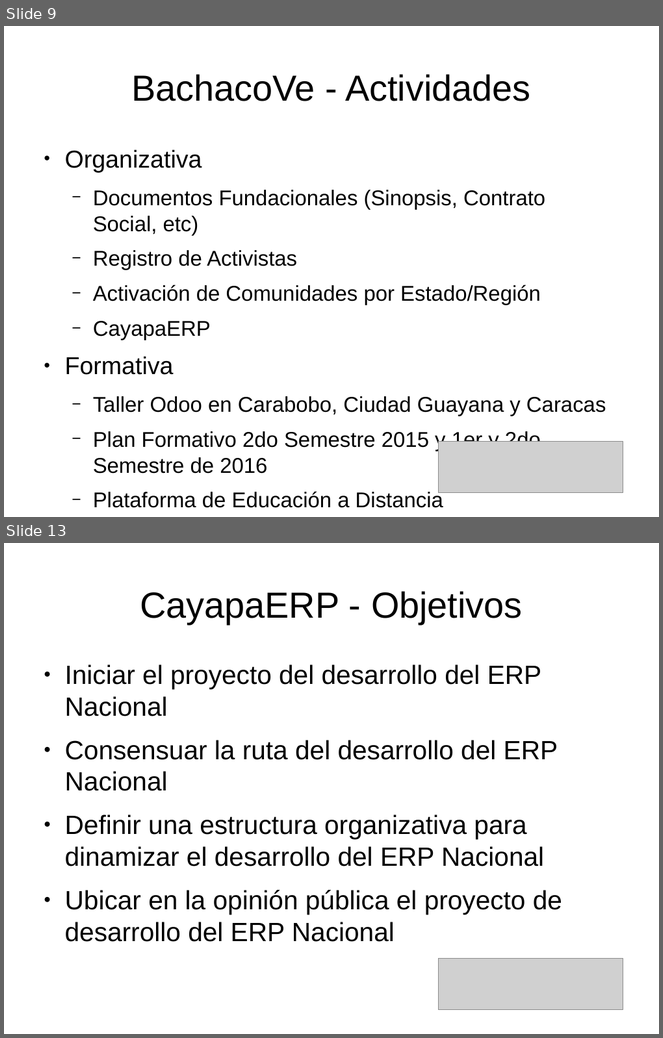
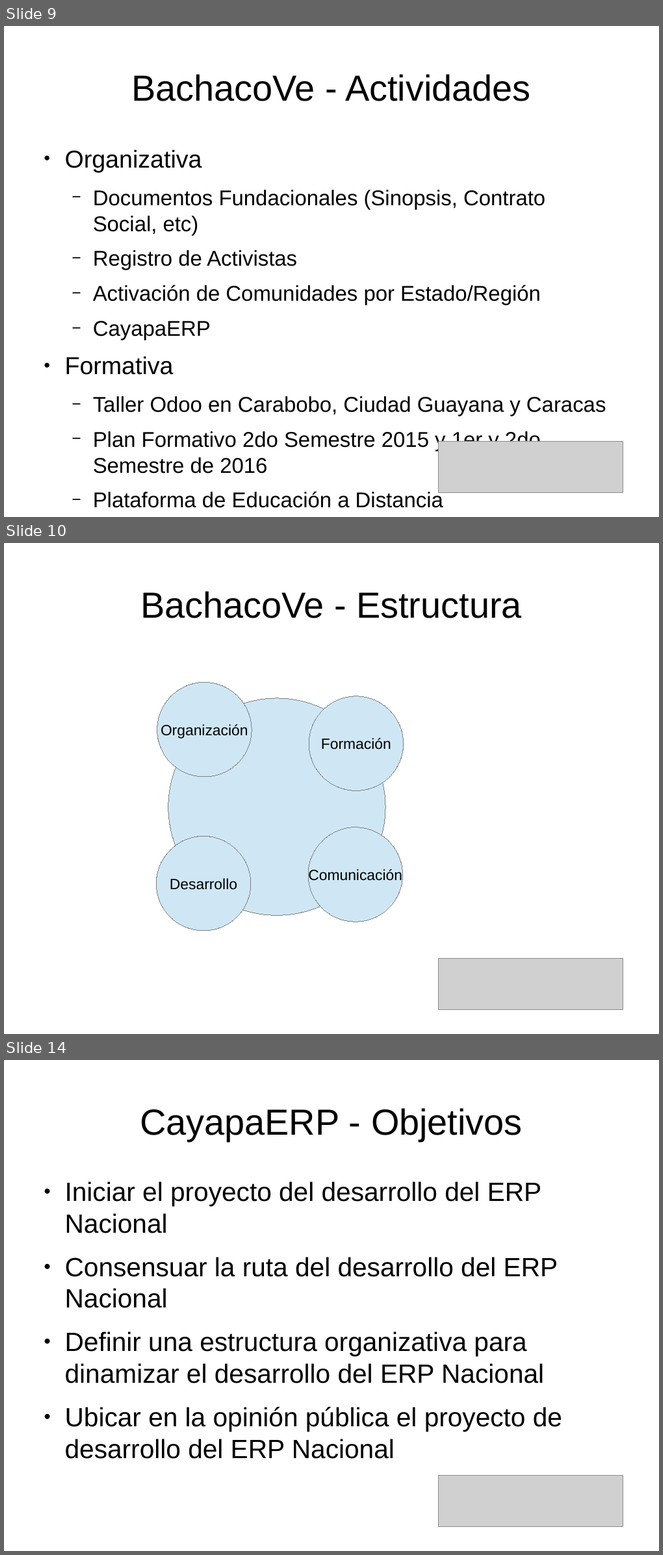
Before and after one commit to BachacoVE/Docs, a slide deck: cayapa-erp/Reunión CCS - 15082015.odp. Shown one above the other, each under a label of ours: slides 9 and 13 before the commit, slides 9, 10 and 14 after it; the slides between them are not shown. The pictures are 663x1038 and 663x1555 pixels, drawn with LibreOffice and Linux fonts; fonts in the diff are those of the drawing; grey boxes stand for pictures. Boxes give left, top, right and bottom in pixels: in the first picture for what was removed or moved away, otherwise in the second. Text is boxed around its words. In the diff, an @@ line names an element or a change of style, - is before the commit and + after.

```diff
--- a/cayapa-erp/Reunión CCS - 15082015.odp
+++ b/cayapa-erp/Reunión CCS - 15082015.odp
@@ slide 10 added at <box>4,543,659,1034</box>, background #FFFFFF @@
@@ title added at <box>140,591,521,618</box>, 44 pt, text #000000 @@
+BachacoVe - Estructura
@@ ellipse added at <box>157,682,252,776</box>, fill #CFE7F5, outline #808080 0 pt, 18 pt, text #000000 @@
+Organización
@@ ellipse added at <box>168,698,386,916</box>, fill #CFE7F5, outline #808080 0 pt @@
@@ ellipse added at <box>309,696,404,791</box>, fill #CFE7F5, outline #808080 0 pt, 18 pt, text #000000 @@
+Formación
@@ ellipse added at <box>308,828,403,923</box>, fill #CFE7F5, outline #808080 0 pt, 18 pt, text #000000 @@
+Comunicación
@@ ellipse added at <box>156,837,251,931</box>, fill #CFE7F5, outline #808080 0 pt, 18 pt, text #000000 @@
+Desarrollo
@@ picture added at <box>439,959,623,1010</box> @@
@@ what was slide 13 is now slide 14 @@
```
Also in this commit, not shown: 4 slides changed.
